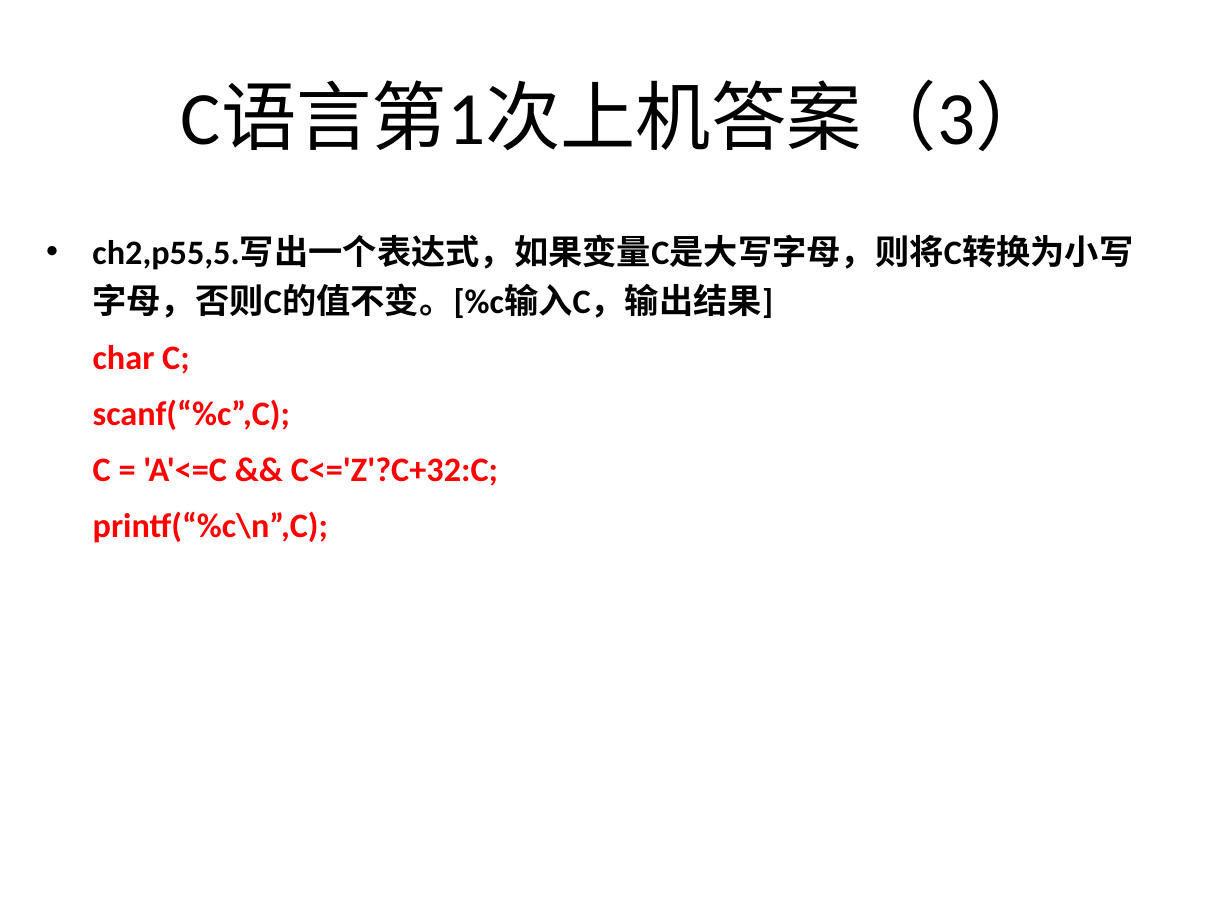
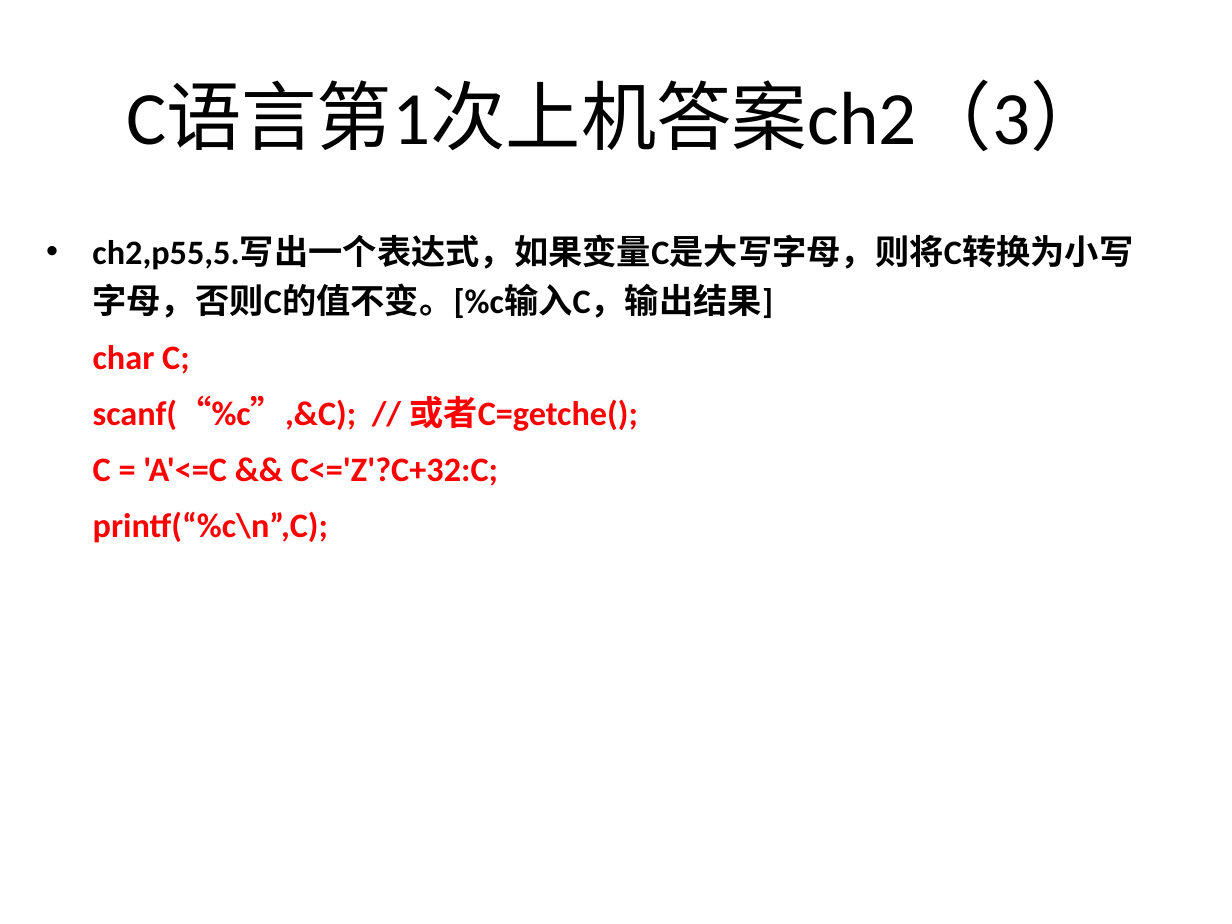
Before and after one commit to jtrfid/C-Repositories, a slide deck: slide 15 of 2016/上机安排.pptx (slide 14 before the commit). Drawn at 1232x924 pixels with LibreOffice and Linux fonts; fonts in the diff are those of the drawing. Boxes give left, top, right and bottom in pixels: in the first picture for what was removed or moved away, otherwise in the second. Text is boxed around its words. In the diff, an @@ line names an element or a change of style, - is before the commit and + after.

Commit message:
修订上机安排

```diff
--- a/2016/上机安排.pptx
+++ b/2016/上机安排.pptx
@@ title at (126,81,1106,151): text changed @@
-C语言第1次上机答案（3）
+C语言第1次上机答案ch2（3）
@@ text at (93,396,638,431): text changed @@
-scanf(“%c”,C);
+scanf(“%c”,&C); // 或者C=getche();
```
Also in this commit, not shown: 9 other slides changed, 9 slides added, 1 other file.
